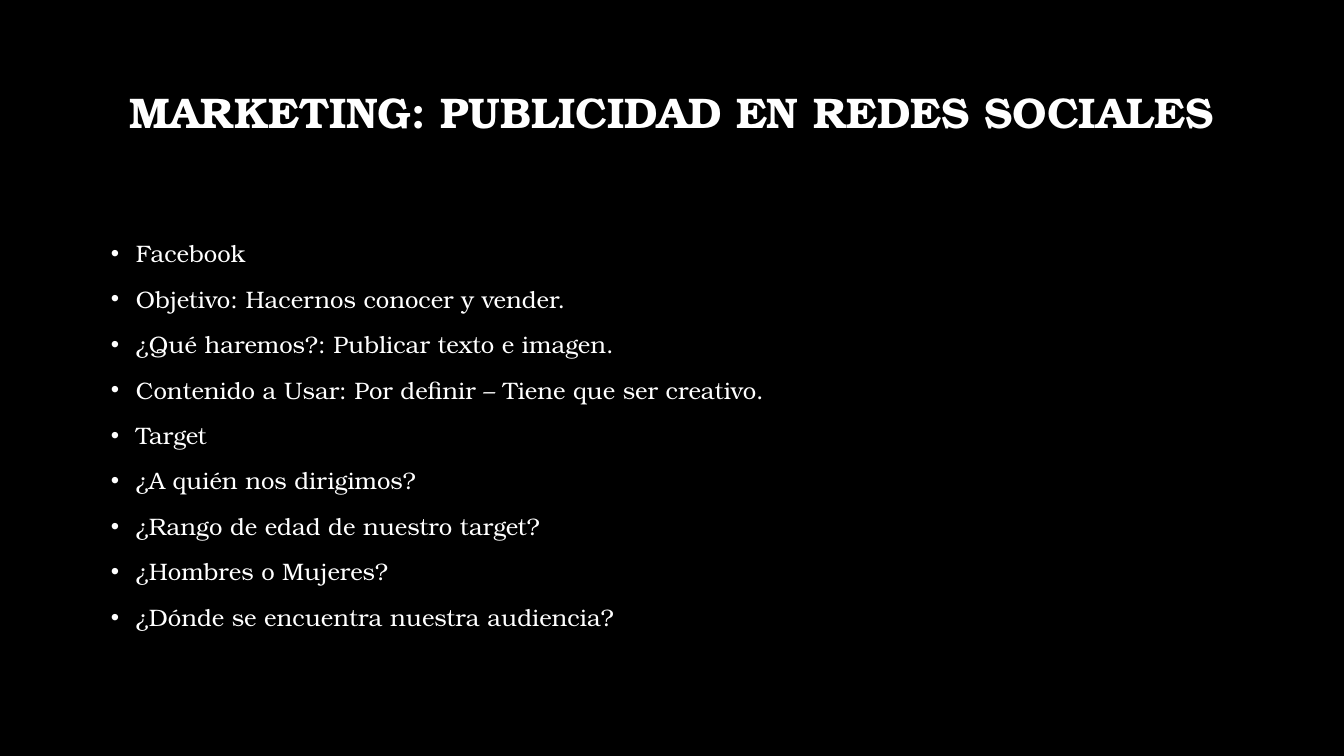
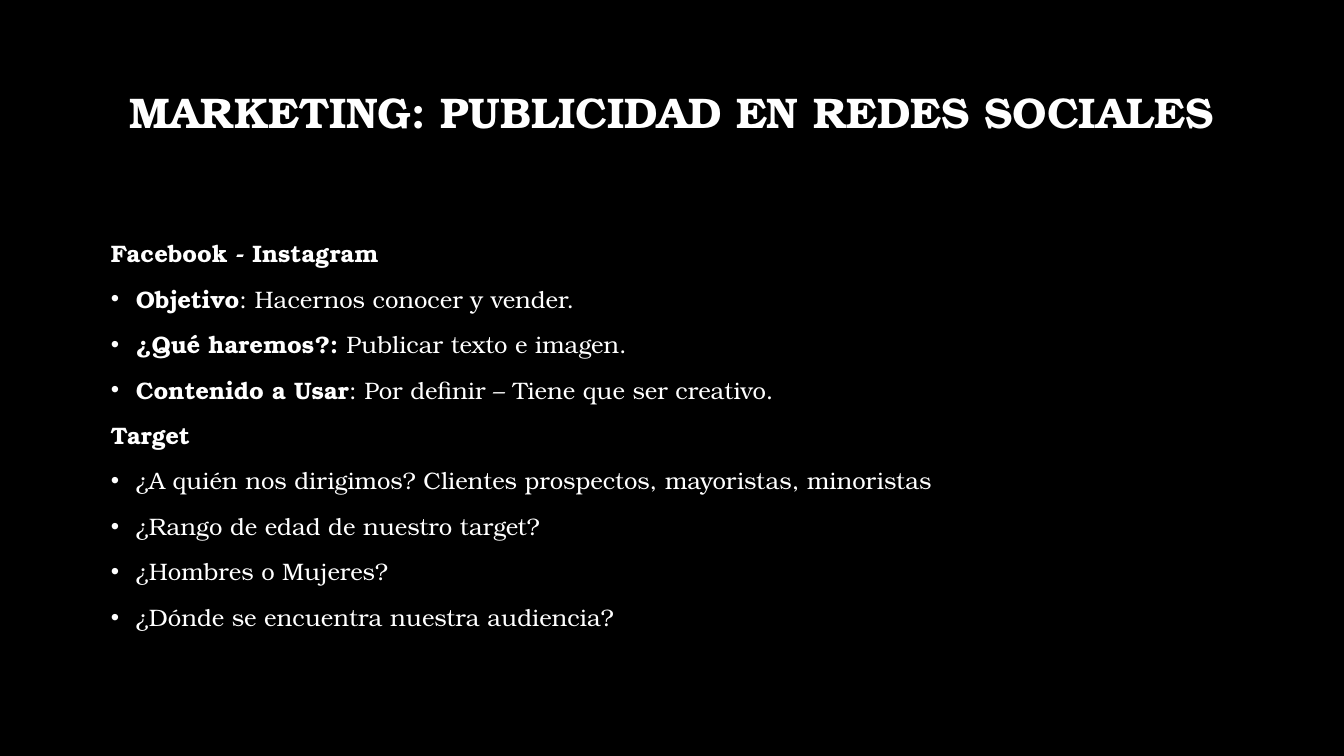
Before and after one commit to vega9190/Cuentos, a slide deck: slide 8 of Transpo/Presentacion.pptx. Drawn at 1344x756 pixels with LibreOffice and Linux fonts; fonts in the diff are those of the drawing; background and template pictures are left out. Boxes give left, top, right and bottom in pixels: in the first picture for what was removed or moved away, otherwise in the second. Text is boxed around its words. In the diff, an @@ line names an element or a change of style, - is before the commit and + after.

Commit message:
presentacion marketing

```diff
--- a/Transpo/Presentacion.pptx
+++ b/Transpo/Presentacion.pptx
@@ text at (x1=111, y1=244, x2=378, y2=268): text changed; bold on @@
-• Facebook
+Facebook - Instagram
@@ text at (x1=111, y1=289, x2=773, y2=450): bold on in "Objetivo:", "¿Qué haremos?:", "Contenido a Usar:", "Target"; bullet • to none @@
@@ text at (x1=136, y1=472, x2=932, y2=495): text changed @@
-• ¿A quién nos dirigimos?
+• ¿A quién nos dirigimos? Clientes prospectos, mayoristas, minoristas
```
Also in this commit, not shown: 3 other slides changed, 3 slides added, 1 other file.
